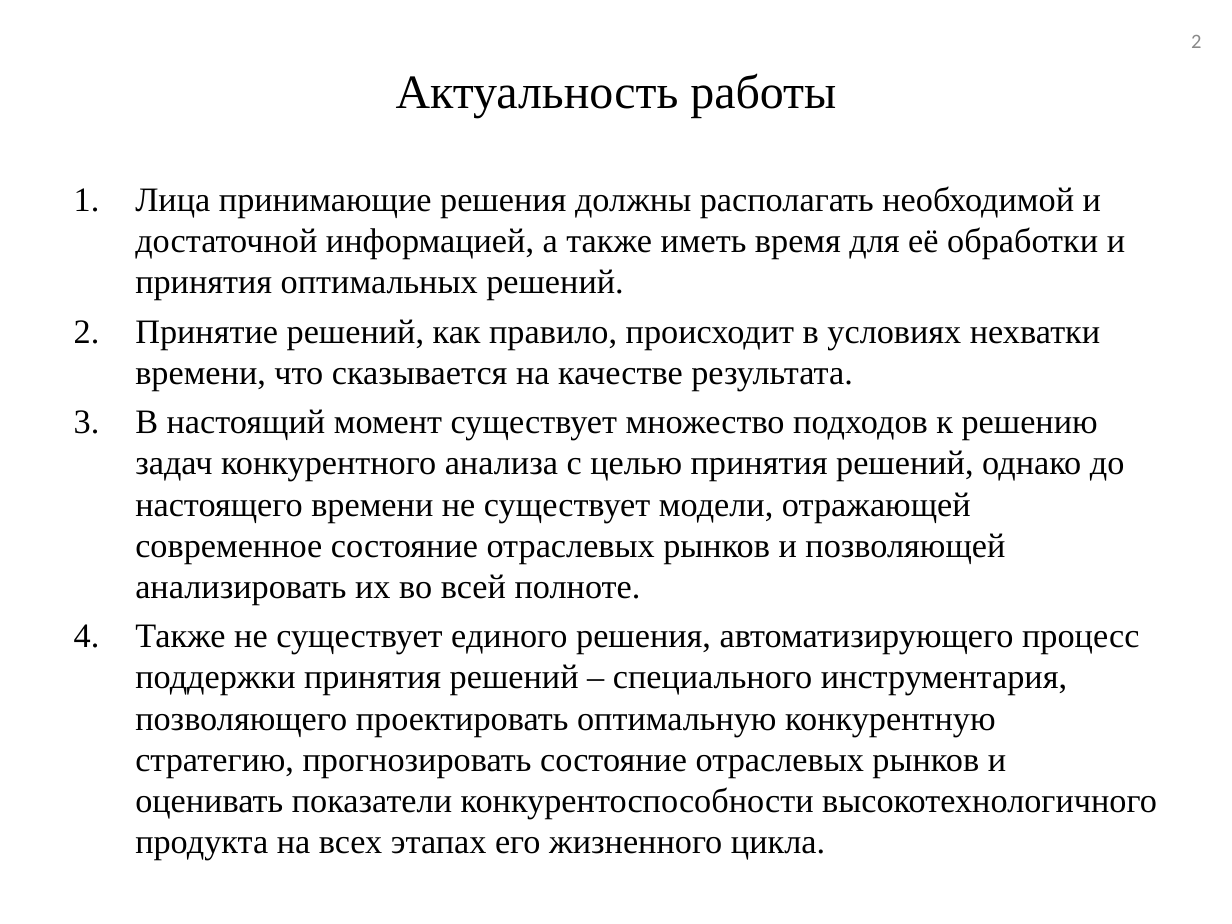
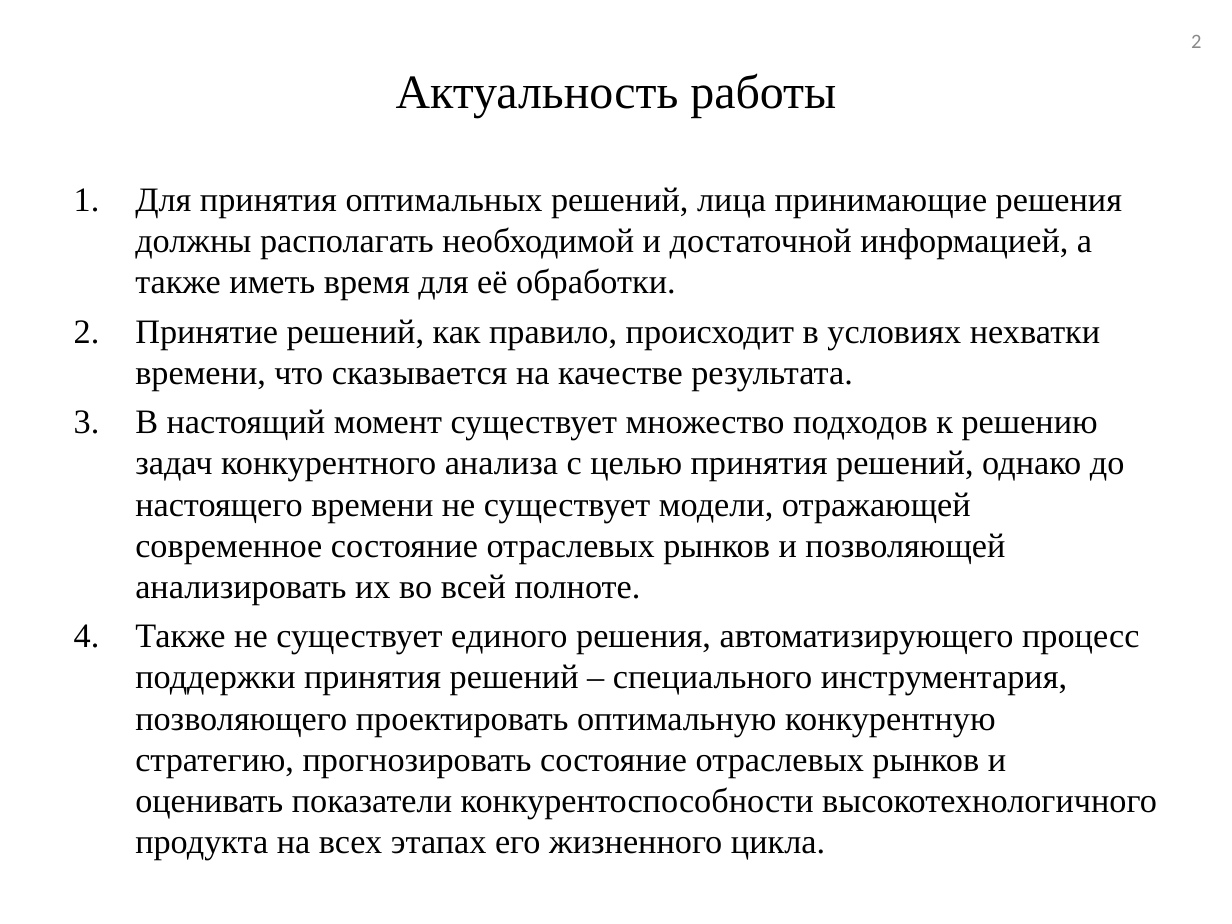
Before and after one commit to tehdoorsareopen/science, a slide deck: slide 2 of Предзащита/Презентация/Презентация_v01.ppt. Drawn at 1232x924 pixels with LibreOffice and Linux fonts; fonts in the diff are those of the drawing. Boxes give left, top, right and bottom in pixels: in the first picture for what was removed or moved away, otherwise in the second. Text is boxed around its words. In the diff, an @@ line names an element or a change of style, - is before the commit and + after.

```diff
--- a/Предзащита/Презентация/Презентация_v01.ppt
+++ b/Предзащита/Презентация/Презентация_v01.ppt
@@ text at [135, 187, 1122, 300]: text changed @@
-1. Лица принимающие решения должны располагать необходимой и достаточной информацией, а также иметь время для её обработки и принятия оптимальных решений.
+1. Для принятия оптимальных решений, лица принимающие решения должны располагать необходимой и достаточной информацией, а также иметь время для её обработки.
```
Also in this commit, not shown: 3 other slides changed, 4 other files.
